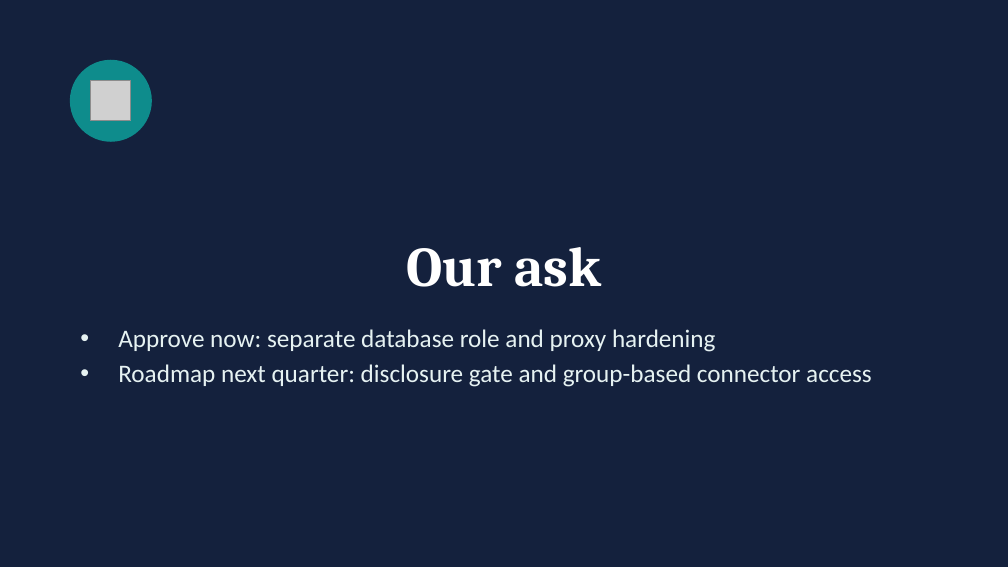
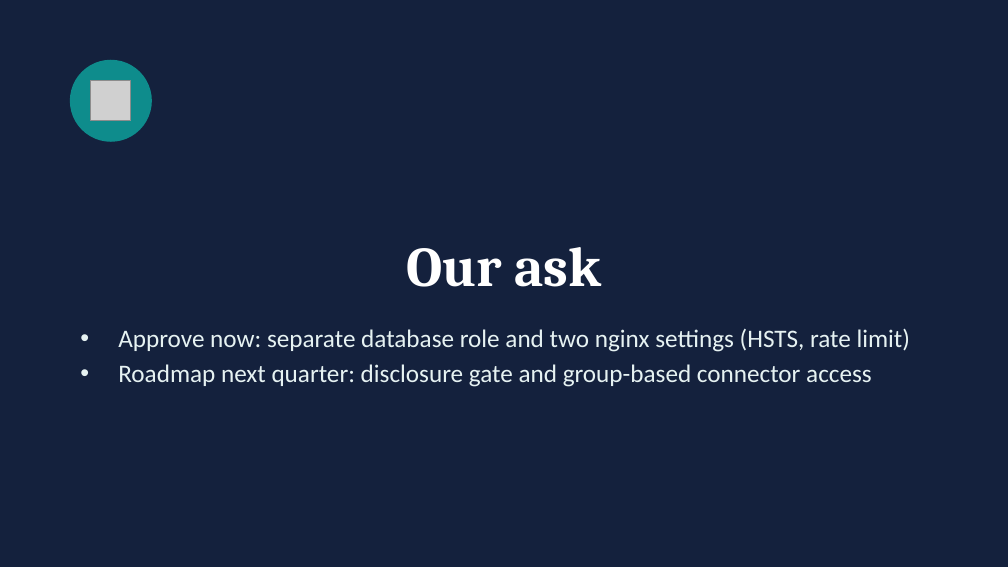
Before and after one commit to campfhir/renkei, a slide deck: slide 10 of deliverables/Renkei-Architecture-Security-Briefing.pptx. Drawn at 1008x567 pixels with LibreOffice and Linux fonts; fonts in the diff are those of the drawing; grey boxes stand for pictures. Boxes give left, top, right and bottom in pixels: in the first picture for what was removed or moved away, otherwise in the second. Text is boxed around its words. In the diff, an @@ line names an element or a change of style, - is before the commit and + after.

```diff
--- a/deliverables/Renkei-Architecture-Security-Briefing.pptx
+++ b/deliverables/Renkei-Architecture-Security-Briefing.pptx
@@ text at box(118, 328, 910, 352): text changed @@
-• Approve now: separate database role and proxy hardening
+• Approve now: separate database role and two nginx settings (HSTS, rate limit)
```
Also in this commit, not shown: 2 other slides changed.
